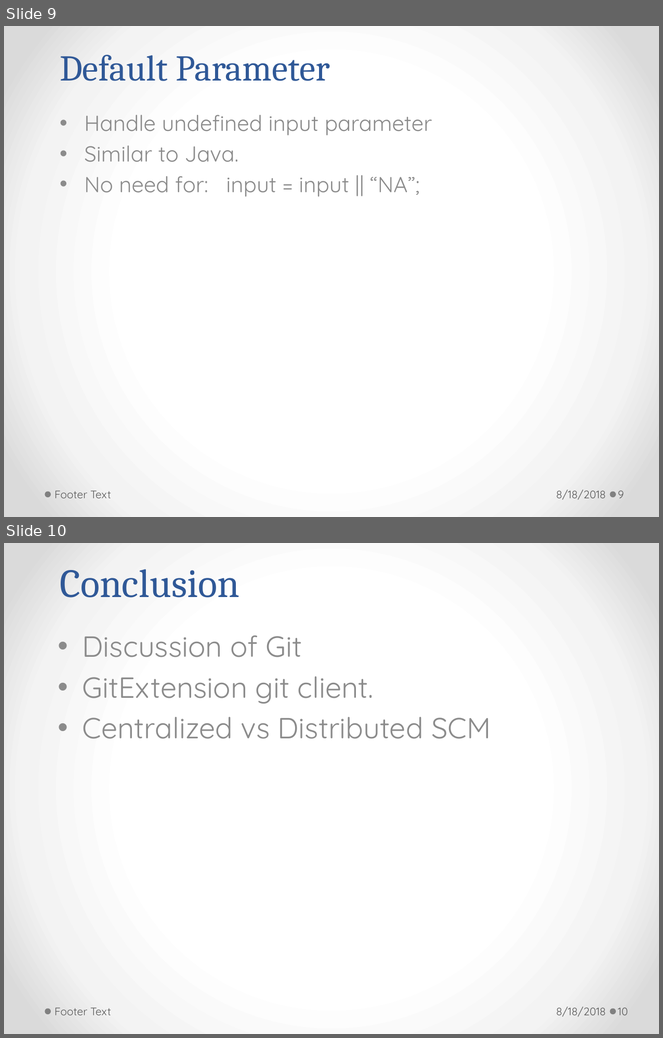
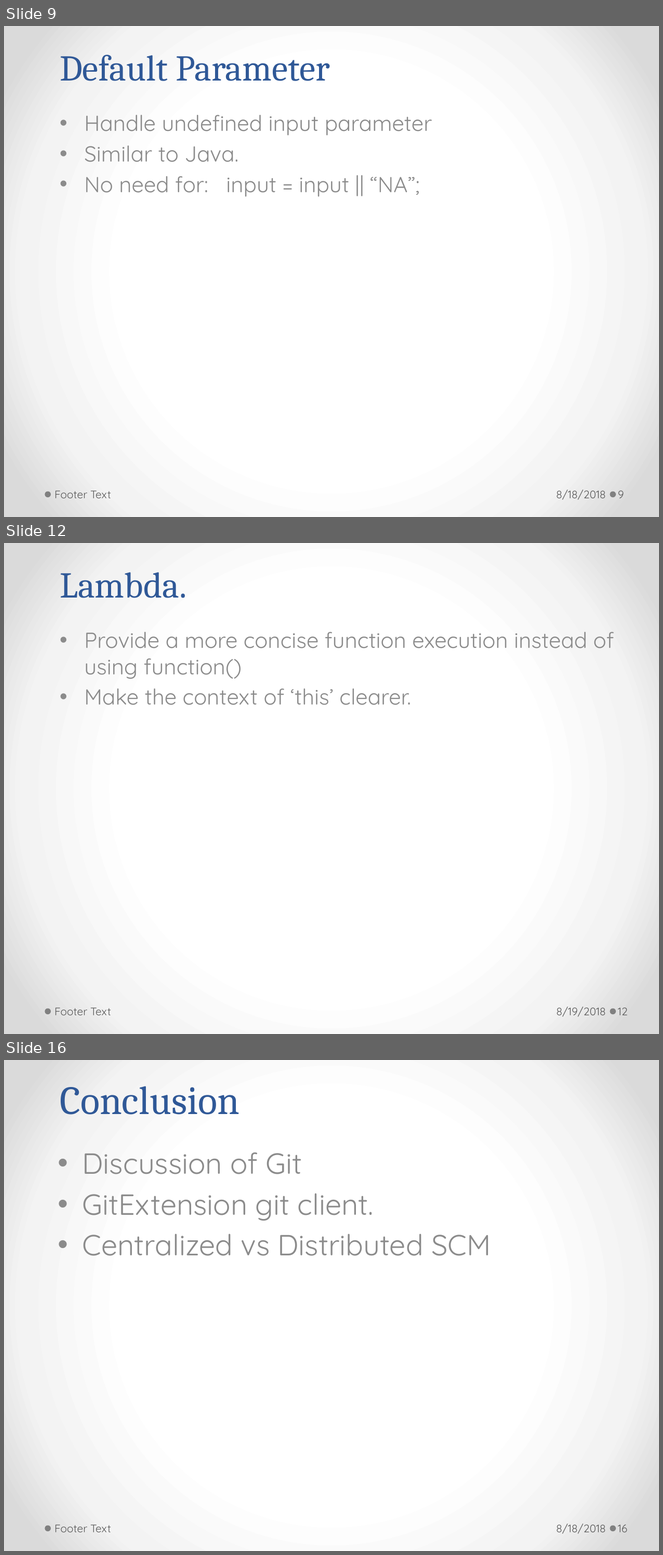
Before and after one commit to h-t-tran/brown, a slide deck: es6/es6.pptx. Shown one above the other, each under a label of ours: slides 9 and 10 before the commit, slides 9, 12 and 16 after it; the slides between them are not shown. The pictures are 663x1038 and 663x1555 pixels, drawn with LibreOffice and Linux fonts; fonts in the diff are those of the drawing. Boxes give left, top, right and bottom in pixels: in the first picture for what was removed or moved away, otherwise in the second. Text is boxed around its words. In the diff, an @@ line names an element or a change of style, - is before the commit and + after.

```diff
--- a/es6/es6.pptx
+++ b/es6/es6.pptx
@@ slide 12 added at (4, 543, 659, 1034), background gradient #FFFFFF to #F4F4F4 to #DADADA; not listed: 2 template elements that a slide beside it also shows @@
@@ title added at (60, 572, 187, 598), 40 pt, text #2F5897 @@
+Lambda.
@@ subtitle added at (84, 632, 614, 705), 24 pt, text #8C8C8C @@
+• Provide a more concise function execution instead of using function()
+• Make the context of ‘this’ clearer.
@@ text added at (54, 1008, 111, 1016), 12 pt, text #595959 @@
+Footer Text
@@ text added at (556, 1007, 606, 1017), 12 pt, text #595959 @@
+8/19/2018
@@ page number added at (618, 1008, 628, 1016), 12 pt, text #595959 @@
+12
@@ what was slide 10 is now slide 16 @@
@@ page number at (618, 1525, 627, 1533): text changed @@
-10
+16
```
Also in this commit, not shown: 5 other slides added, 3 other files.
